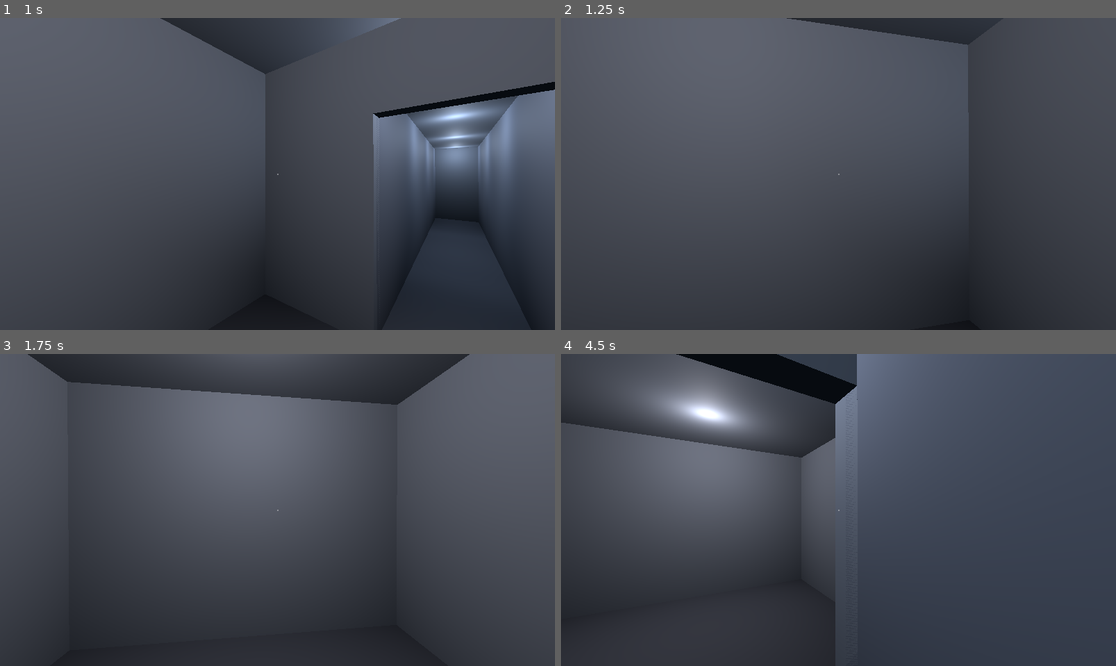
Above: before the commit, frames 1-4 (two rows, left to right).
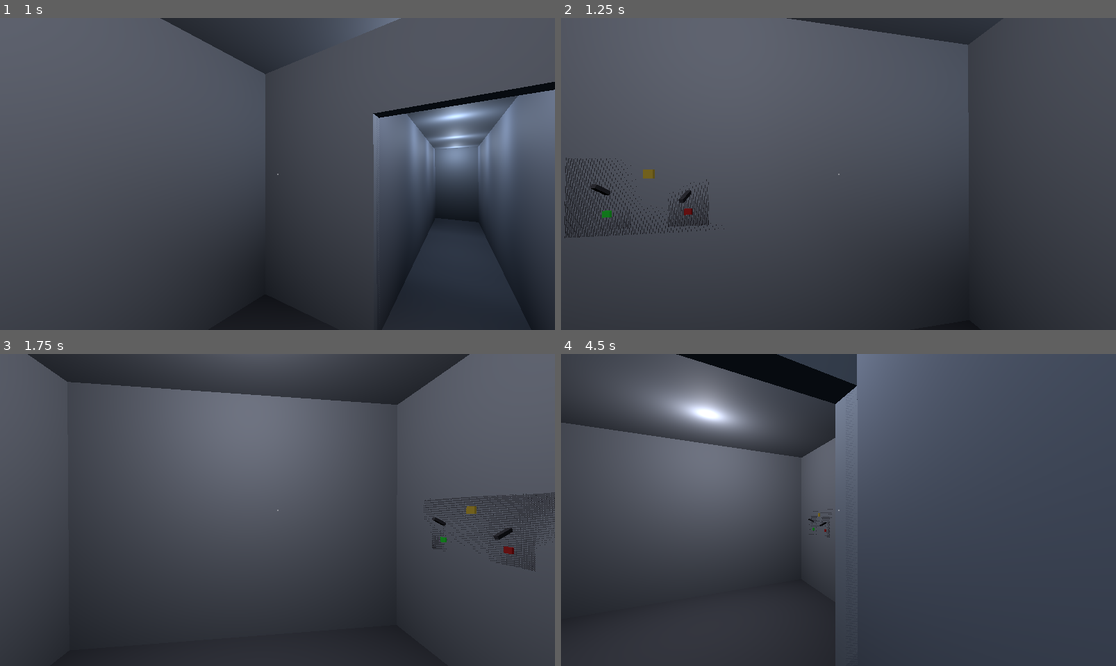
Above: after the commit, the same moments.

Repository: justeason/space-horror-game
Game: Godot game, scene res://scenes/main.tscn
Same seed, same stepped clock (60 frames per second), same inputs: the game is played once before the commit and once after it.
Inputs (mouse positions are in pixels of both pictures, inside the frame that each line leads up to):
- Up to frame 1 (1 s): tap Enter at 0.5 s; move the mouse to (305, 174) at 0.52 s; click (305, 174) at 0.67 s
- Up to frame 2 (1.25 s): no input
- Up to frame 3 (1.75 s): move the mouse to (249, 510) at 1.27 s; click (249, 510) at 1.42 s
- Up to frame 4 (4.5 s): move the mouse to (849, 503) at 2.02 s; click (849, 503) at 2.17 s; move the mouse to (832, 516) at 2.77 s; click (832, 516) at 2.92 s; tap Space at 3.5 s; move the mouse to (877, 513) at 3.52 s; click (877, 513) at 3.67 s; move the mouse to (794, 506) at 4.27 s; click (794, 506) at 4.42 s

Frame 1 is identical in both runs. In frame 2, 1.4% of the frame differs, in the area x 0-30%, y 44-71%; in frame 3, 1.3%; in frame 4, less than 0.1%.

Commit message:
Add M4 control panel built on reusable toggle switches
Renames maintenance_switch to toggle_switch (script, scene, all
references) to reflect its now-general reuse, preserving its existing
behavior and adding only an additive state_changed signal.

New ControlPanel (plain Node3D, no collision of its own) hosts two
independent toggle_switch interactables plus a panel-owned status
light. The panel listens to each switch's state_changed signal and
reflects the live combined configuration — amber when incorrect,
green when switch A is on and switch B is off — with no sticky
"completed" flag. interaction_controller.gd required no changes: each
switch keeps its own collider and interact(), so the existing
closest-hit raycast already resolves to the correct individual switch.

Co-Authored-By: Claude Sonnet 5 <noreply@anthropic.com>

Diff:
--- /dev/null
+++ b/scenes/interactables/control_panel.tscn
@@ -0,0 +1,37 @@
+[gd_scene load_steps=6 format=3]
+
+[ext_resource type="Script" path="res://scripts/interactables/control_panel.gd" id="1_panel"]
+[ext_resource type="PackedScene" path="res://scenes/interactables/toggle_switch.tscn" id="2_switch"]
+
+[sub_resource type="BoxMesh" id="BoxMesh_backplate"]
+size = Vector3(0.04, 0.6, 1.1)
+
+[sub_resource type="StandardMaterial3D" id="StandardMaterial3D_backplate"]
+albedo_color = Color(0.18, 0.18, 0.2, 1)
+roughness = 0.85
+metallic = 0.15
+
+[sub_resource type="BoxMesh" id="BoxMesh_status"]
+size = Vector3(0.02, 0.07, 0.07)
+
+[node name="ControlPanel" type="Node3D"]
+script = ExtResource("1_panel")
+switch_a_path = NodePath("SwitchA")
+switch_b_path = NodePath("SwitchB")
+
+[node name="Backplate" type="MeshInstance3D" parent="."]
+transform = Transform3D(1, 0, 0, 0, 1, 0, 0, 0, 1, -0.02, 0, 0)
+mesh = SubResource("BoxMesh_backplate")
+surface_material_override/0 = SubResource("StandardMaterial3D_backplate")
+
+[node name="StatusLight" type="MeshInstance3D" parent="."]
+transform = Transform3D(1, 0, 0, 0, 1, 0, 0, 0, 1, 0.015, 0.18, 0)
+mesh = SubResource("BoxMesh_status")
+
+[node name="SwitchA" parent="." instance=ExtResource("2_switch")]
+transform = Transform3D(1, 0, 0, 0, 1, 0, 0, 0, 1, 0, -0.05, -0.28)
+is_on = false
+
+[node name="SwitchB" parent="." instance=ExtResource("2_switch")]
+transform = Transform3D(1, 0, 0, 0, 1, 0, 0, 0, 1, 0, -0.05, 0.28)
+is_on = true
--- a/scenes/interactables/maintenance_switch.tscn
+++ b/scenes/interactables/toggle_switch.tscn
@@ -1,6 +1,6 @@
 [gd_scene load_steps=7 format=3]
 
-[ext_resource type="Script" path="res://scripts/interactables/maintenance_switch.gd" id="1_switch"]
+[ext_resource type="Script" path="res://scripts/interactables/toggle_switch.gd" id="1_switch"]
 
 [sub_resource type="BoxShape3D" id="BoxShape3D_collision"]
 size = Vector3(0.22, 0.42, 0.32)
@@ -19,7 +19,7 @@
 [sub_resource type="BoxMesh" id="BoxMesh_indicator"]
 size = Vector3(0.02, 0.05, 0.05)
 
-[node name="MaintenanceSwitch" type="StaticBody3D"]
+[node name="ToggleSwitch" type="StaticBody3D"]
 script = ExtResource("1_switch")
 
 [node name="Collision" type="CollisionShape3D" parent="."]
--- a/scenes/main.tscn
+++ b/scenes/main.tscn
@@ -1,8 +1,9 @@
-[gd_scene load_steps=8 format=3]
+[gd_scene load_steps=9 format=3]
 
 [ext_resource type="PackedScene" path="res://scenes/player.tscn" id="1_player"]
 [ext_resource type="Script" path="res://scripts/navigation/movement_node.gd" id="2_node"]
-[ext_resource type="PackedScene" path="res://scenes/interactables/maintenance_switch.tscn" id="3_switch"]
+[ext_resource type="PackedScene" path="res://scenes/interactables/toggle_switch.tscn" id="3_switch"]
+[ext_resource type="PackedScene" path="res://scenes/interactables/control_panel.tscn" id="4_panel"]
 
 [sub_resource type="Environment" id="Environment_main"]
 background_mode = 1
@@ -110,8 +111,11 @@
 
 [node name="Interactables" type="Node3D" parent="."]
 
-[node name="MaintenanceSwitch" parent="Interactables" instance=ExtResource("3_switch")]
+[node name="ToggleSwitch" parent="Interactables" instance=ExtResource("3_switch")]
 transform = Transform3D(1, 0, 0, 0, 1, 0, 0, 0, 1, -2.0, 1.4, -1.0)
+
+[node name="ControlPanel" parent="Interactables" instance=ExtResource("4_panel")]
+transform = Transform3D(-1, 0, 0, 0, 1, 0, 0, 0, -1, 2.0, 1.4, -1.0)
 
 [node name="Lights" type="Node3D" parent="."]
 
--- /dev/null
+++ b/scripts/interactables/control_panel.gd
@@ -0,0 +1,55 @@
+extends Node3D
+## Owns a small set of physical controls mounted together, and reflects
+## whether their combined state currently matches the configuration
+## required for this maintenance task.
+##
+## The panel never receives clicks itself — it has no collision shape of
+## its own — it only listens to its controls' `state_changed` signals and
+## updates its own status light. This is intentionally specific to one
+## task (`_is_configuration_correct()`), not a generic rules engine: a
+## future panel with a different task gets its own small script shaped
+## like this one. Extract shared behavior only once that duplication
+## actually happens.
+
+@export var switch_a_path: NodePath
+@export var switch_b_path: NodePath
+
+@onready var status_light: MeshInstance3D = $StatusLight
+
+const COLOR_NEUTRAL := Color(0.5, 0.42, 0.1)
+const COLOR_CORRECT := Color(0.05, 0.55, 0.1)
+const STATUS_EMISSION_ENERGY := 0.6
+
+var switch_a: Node
+var switch_b: Node
+
+var _status_material: StandardMaterial3D
+
+
+func _ready() -> void:
+	switch_a = get_node(switch_a_path)
+	switch_b = get_node(switch_b_path)
+	switch_a.state_changed.connect(_on_switch_changed)
+	switch_b.state_changed.connect(_on_switch_changed)
+
+	_status_material = StandardMaterial3D.new()
+	_status_material.emission_enabled = true
+	status_light.material_override = _status_material
+
+	_evaluate()
+
+
+func _on_switch_changed(_is_on: bool) -> void:
+	_evaluate()
+
+
+func _evaluate() -> void:
+	var color := COLOR_CORRECT if _is_configuration_correct() else COLOR_NEUTRAL
+	_status_material.albedo_color = color
+	_status_material.emission = color
+	_status_material.emission_energy_multiplier = STATUS_EMISSION_ENERGY
+
+
+## The one task this first panel represents: switch A on, switch B off.
+func _is_configuration_correct() -> bool:
+	return switch_a.is_on and not switch_b.is_on
--- a/scripts/interactables/maintenance_switch.gd
+++ b/scripts/interactables/toggle_switch.gd
@@ -1,11 +1,16 @@
 extends StaticBody3D
-## A physical maintenance switch: look at it, click it, it flips between
-## ON and OFF. The lever physically rotates and a small indicator light
+## A physical toggle switch: look at it, click it, it flips between ON
+## and OFF. The lever physically rotates and a small indicator light
 ## swaps between dim red and dim green. No text, no popup, no abstract UI.
 ##
 ## `interact()` is the only contract InteractionController requires —
 ## any future interactable (buttons, panels, doors) just needs its own
-## version of this method.
+## version of this method. Emits `state_changed` so an owning device
+## (e.g. a ControlPanel) can react — but this switch neither knows nor
+## cares whether anything is listening, so it works identically standing
+## alone or mounted on a panel.
+
+signal state_changed(is_on: bool)
 
 const LEVER_ANGLE_OFF := -0.45 # radians, ~-26 degrees
 const LEVER_ANGLE_ON := 0.45 # ~+26 degrees
@@ -34,6 +39,7 @@
 func interact() -> void:
 	is_on = not is_on
 	_apply_state()
+	state_changed.emit(is_on)
 
 
 func _apply_state() -> void:
Not shown, added: scripts/interactables/control_panel.gd.uid
Renamed: scripts/interactables/maintenance_switch.gd.uid -> scripts/interactables/toggle_switch.gd.uid
